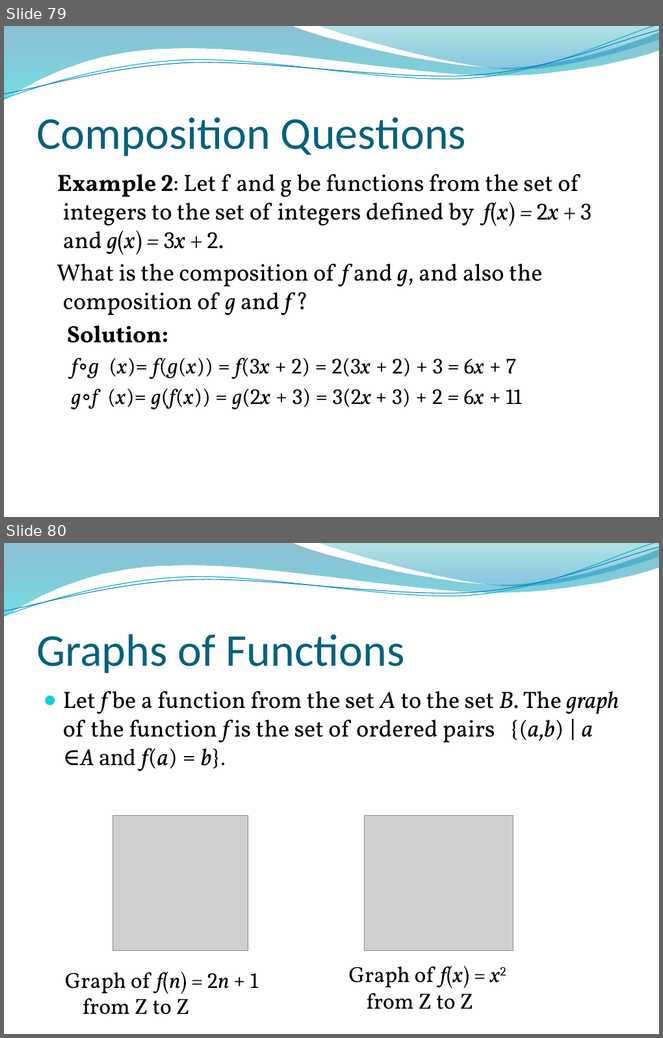
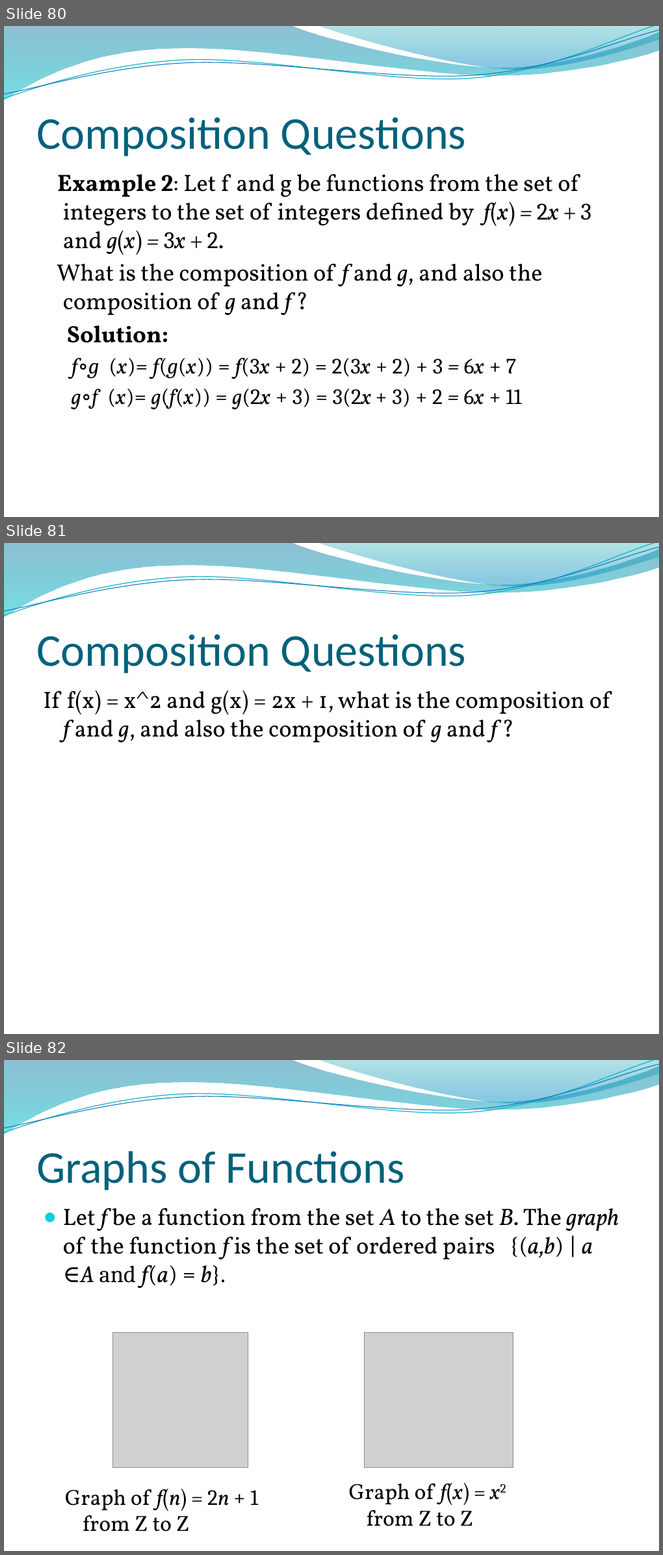
Before and after one commit to lin-chen-GA/lin-chen-GA.github.io, a slide deck: cs2620/slides/cs2620_notes2.pptx. Shown one above the other, each under a label of ours: slides 79 and 80 before the commit, slides 80, 81 and 82 after it. The pictures are 663x1038 and 663x1555 pixels, drawn with LibreOffice and Linux fonts; fonts in the diff are those of the drawing; grey boxes stand for pictures; background and template pictures are left out. Boxes give left, top, right and bottom in pixels: in the first picture for what was removed or moved away, otherwise in the second. Text is boxed around its words. In the diff, an @@ line names an element or a change of style, - is before the commit and + after.

Commit message:
CS2620

```diff
--- a/cs2620/slides/cs2620_notes2.pptx
+++ b/cs2620/slides/cs2620_notes2.pptx
@@ slide 81 added at <box>4,543,659,1034</box>, background picture (left out); not listed: 4 template elements that a slide beside it also shows @@
@@ title added at <box>36,634,466,674</box>, 50 pt, text #04617B @@
+Composition Questions
@@ text added at <box>43,691,610,743</box>, 26 pt, text #000000 @@
+If f(x) = x^2 and g(x) = 2x + 1, what is the composition of f and g, and also the composition of g and f ?
@@ what was slide 79 is now slide 80 @@
@@ what was slide 80 is now slide 82 @@
```
Also in this commit, not shown: 2 other slides added.
